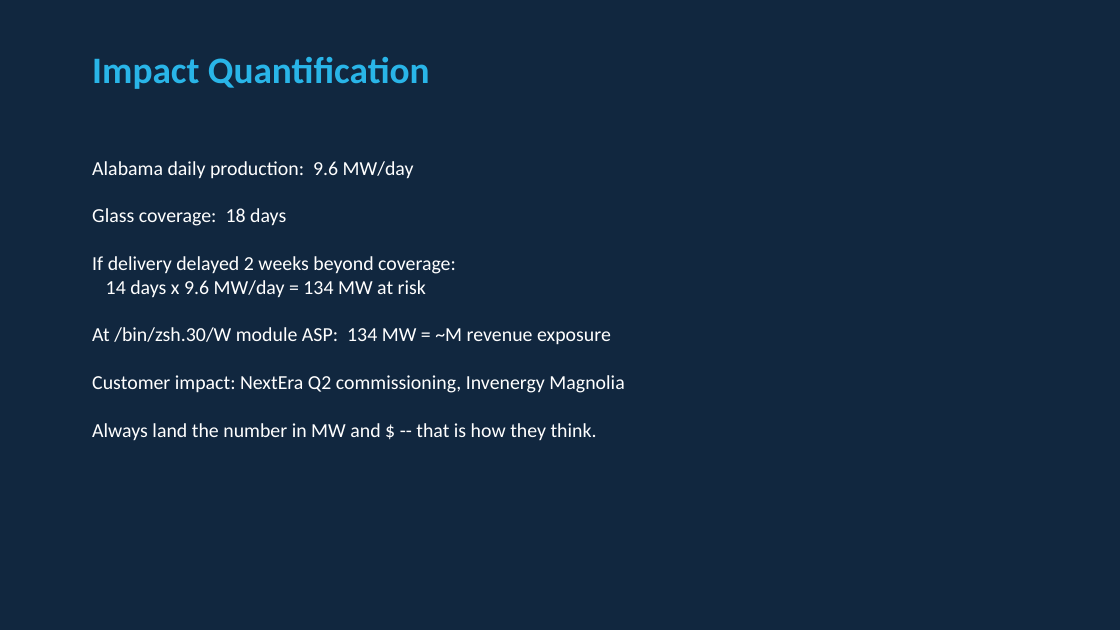
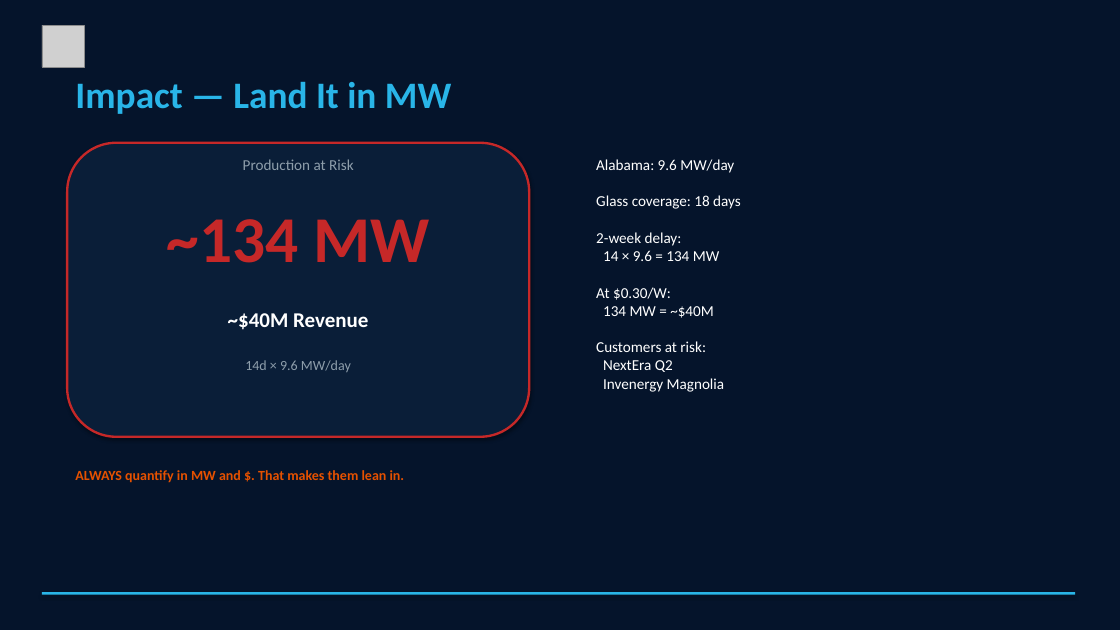
Before and after one commit to sfc-gh-sdickson/First-Solar, a slide deck: slide 8 of docs/First_Solar_Demo_Narrative.pptx. Drawn at 1120x630 pixels with LibreOffice and Linux fonts; fonts in the diff are those of the drawing; grey boxes stand for pictures. Boxes give left, top, right and bottom in pixels: in the first picture for what was removed or moved away, otherwise in the second. Text is boxed around its words. In the diff, an @@ line names an element or a change of style, - is before the commit and + after.

Commit message:
Rebuild PowerPoint with Snowflake logos, icons, and branded visuals
Embeds Snowflake logo (white variant) on every slide, adds colored
icon badges (ERP, MFG, MKT, AI, alert, transfer), uses proper
Snowflake dark navy background with #29B5E8 accent line, branded
metric cards with colored borders, and large logo watermarks on
title/tech slides.

.... Generated with [Cortex Code](https://docs.snowflake.com/en/user-guide/cortex-code/cortex-code)

```diff
--- a/docs/First_Solar_Demo_Narrative.pptx
+++ b/docs/First_Solar_Demo_Narrative.pptx
@@ background #11273F to #05142B @@
@@ picture added at box(42, 25, 84, 67) @@
@@ text at box(75, 82, 451, 114): text changed @@
-Impact Quantification
+Impact — Land It in MW
@@ rounded rectangle added at box(67, 143, 529, 437), fill #0A1E38, outline #C62828 2 pt @@
@@ text added at box(243, 159, 354, 170), 13 pt, text #8E9EAB @@
+Production at Risk
@@ text at box(596, 159, 741, 392): text changed; size 17 to 13 pt @@
-Alabama daily production: 9.6 MW/day
-Glass coverage: 18 days
-If delivery delayed 2 weeks beyond coverage:
-14 days x 9.6 MW/day = 134 MW at risk
-At /bin/zsh.30/W module ASP: 134 MW = ~M revenue exposure
-Customer impact: NextEra Q2 commissioning, Invenergy Magnolia
-Always land the number in MW and $ -- that is how they think.
+Alabama: 9.6 MW/day
+Glass coverage: 18 days
+2-week delay:
+14 × 9.6 = 134 MW
+At $0.30/W:
+134 MW = ~$40M
+Customers at risk:
+NextEra Q2
+Invenergy Magnolia
@@ text added at box(167, 219, 429, 263), 56 pt, text #C62828, bold @@
+~134 MW
@@ text added at box(228, 313, 368, 330), 18 pt, text #FFFFFF, bold @@
+~$40M Revenue
@@ text added at box(245, 360, 351, 372), 12 pt, text #8E9EAB @@
+14d × 9.6 MW/day
@@ text added at box(75, 470, 405, 483), 12 pt, text #E65100, bold @@
+ALWAYS quantify in MW and $. That makes them lean in.
@@ rectangle added at box(42, 592, 1075, 595), fill #29B5E8 @@
```
Also in this commit, not shown: 11 other slides changed.
